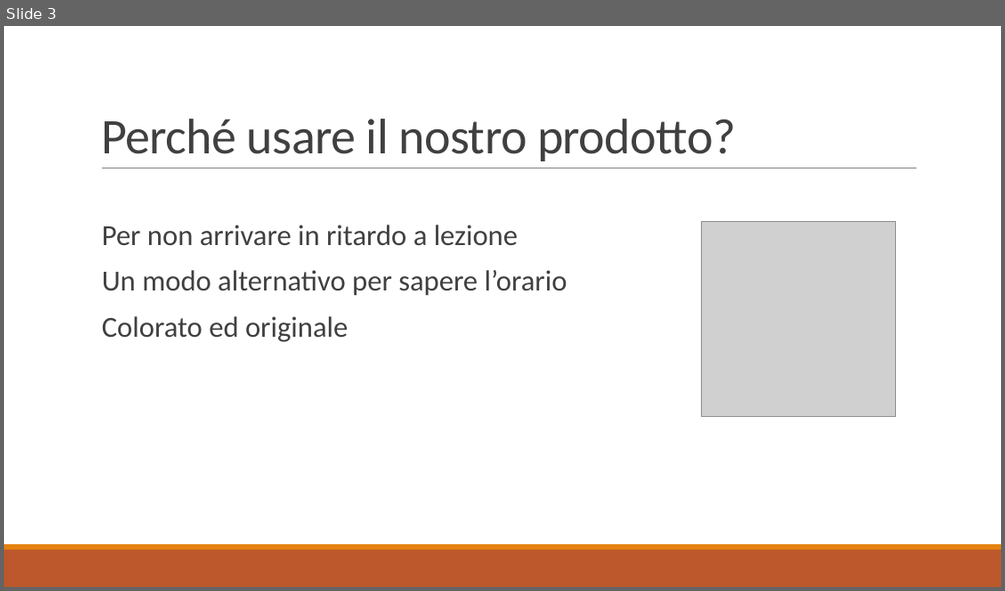
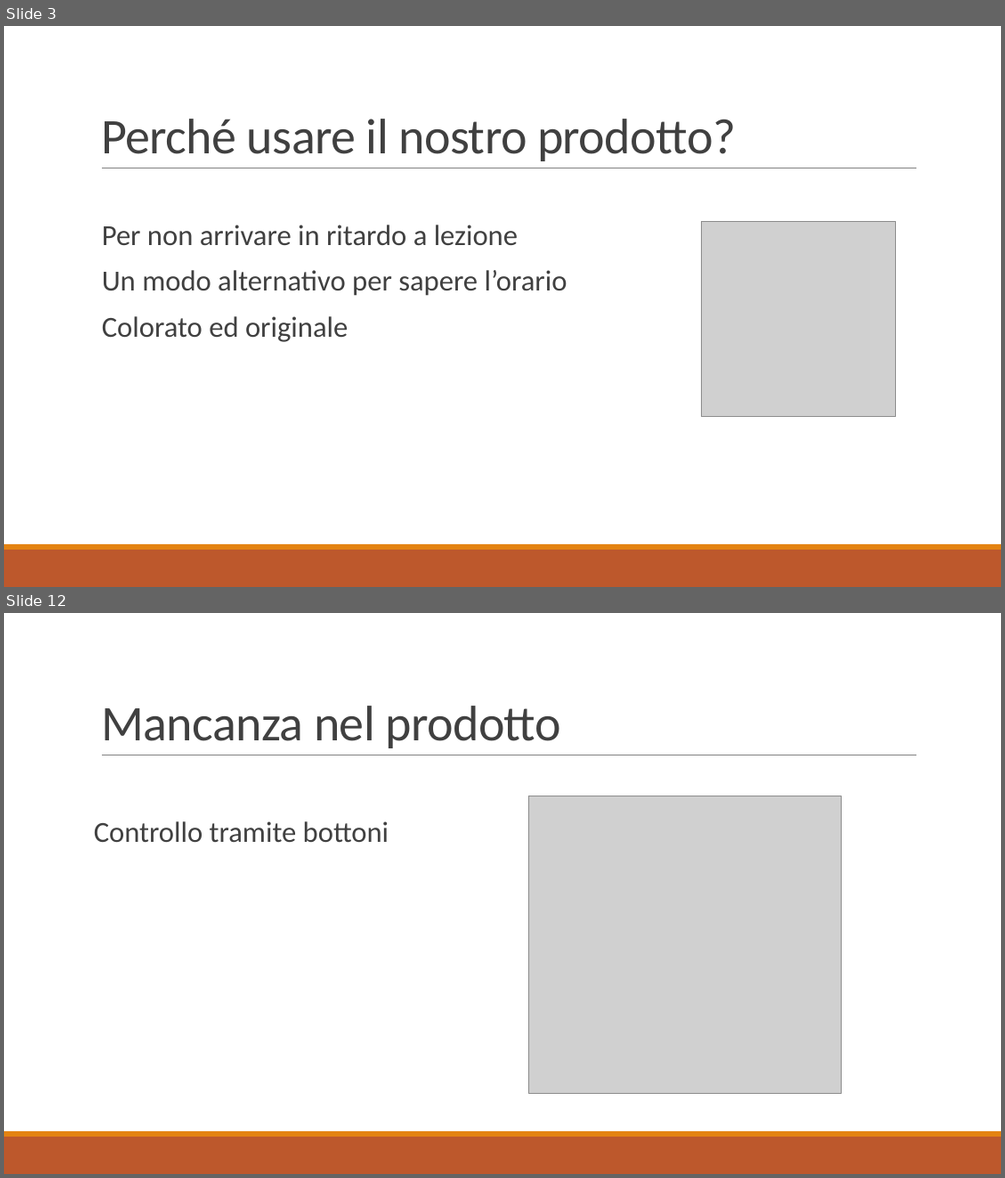
Before and after one commit to PaoloWeishaupt/Word-Clock, a slide deck: Presentazione/Presentazione_Word_Clock.pptx. Shown one above the other, each under a label of ours: slide 3 before the commit, slides 3 and 12 after it; the slides between them are not shown. The pictures are 1005x591 and 1005x1178 pixels, drawn with LibreOffice and Linux fonts; fonts in the diff are those of the drawing; grey boxes stand for pictures. Boxes give left, top, right and bottom in pixels: in the first picture for what was removed or moved away, otherwise in the second. Text is boxed around its words. In the diff, an @@ line names an element or a change of style, - is before the commit and + after.

```diff
--- a/Presentazione/Presentazione_Word_Clock.pptx
+++ b/Presentazione/Presentazione_Word_Clock.pptx
@@ slide 12 added at box(4, 613, 1001, 1174), background #FFFFFF; not listed: 3 template elements that a slide beside it also shows @@
@@ title added at box(101, 706, 561, 748), 48 pt, text #404040 @@
+Mancanza nel prodotto
@@ picture added at box(528, 796, 841, 1093) @@
@@ text added at box(94, 821, 389, 843), 28 pt, text #404040 @@
+Controllo tramite bottoni
```
Also in this commit, not shown: 3 slides changed, 6 other slides added, 1 slide removed.
